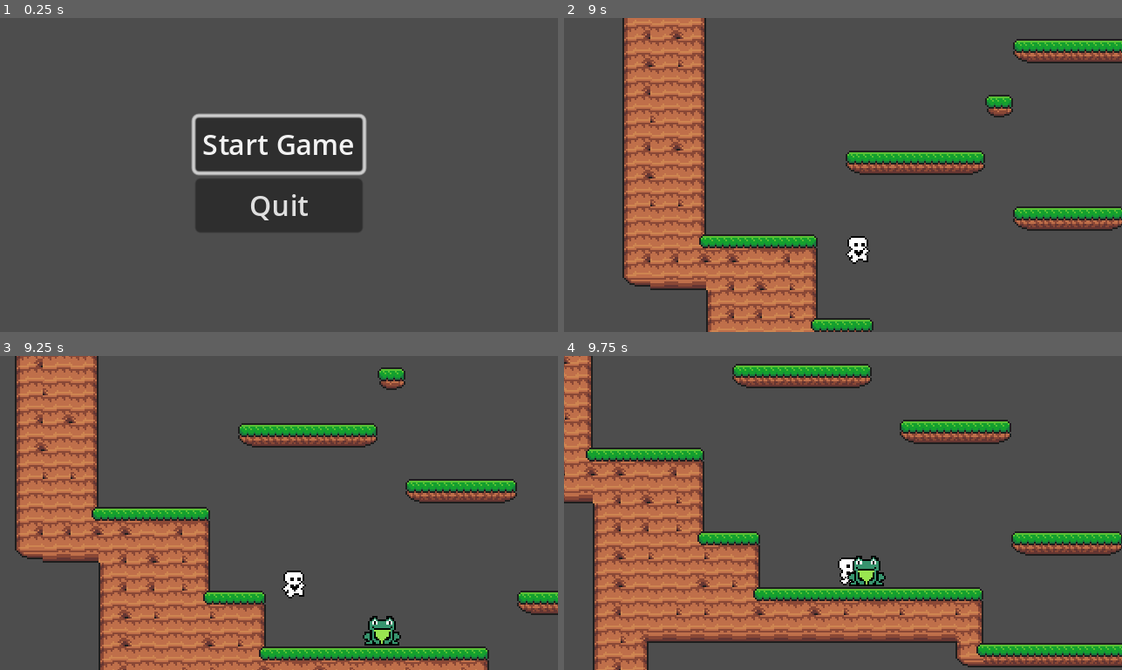
Above: before the commit, frames 1-4 (two rows, left to right).
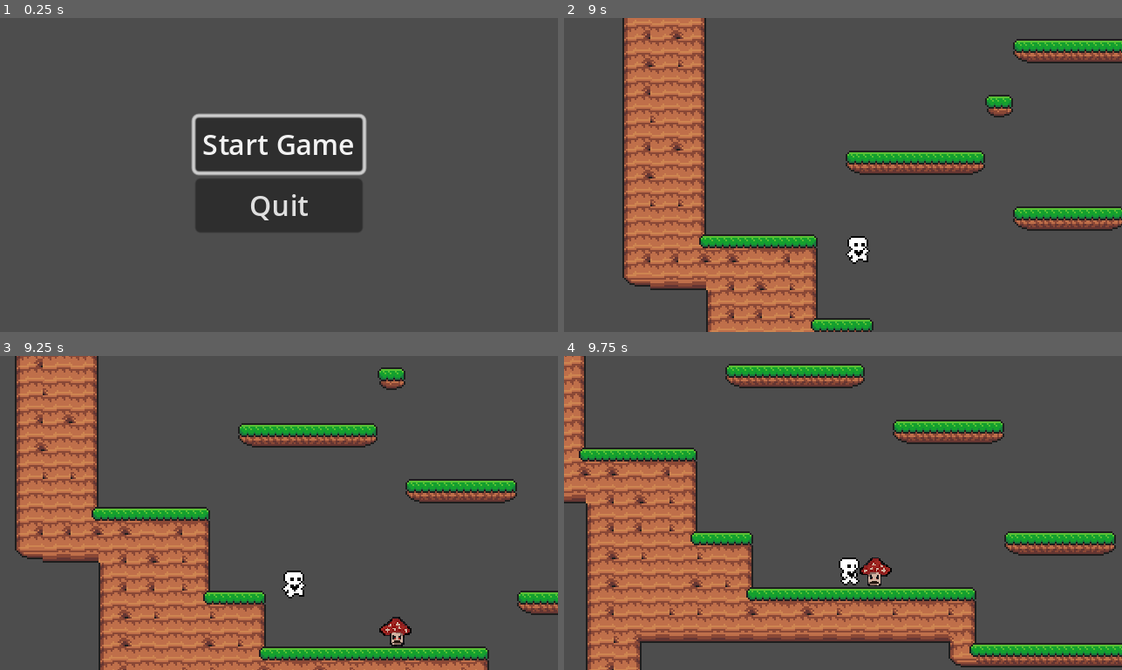
Above: after the commit, the same moments.

Repository: alwong18/AnimalExplorer
Game: Godot game, scene res://Scenes/start_menu.tscn
Same seed, same stepped clock (60 frames per second), same inputs: the game is played once before the commit and once after it.
Inputs:
- Up to frame 1 (0.25 s): no input
- Up to frame 2 (9 s): click "Start Game" at 0.5 s; hold Right (move_right) 1.28-2.78 s; tap Up (move_up) at 1.52, 2.27, 3.77, 4.52, 5.27, 6.77, 7.52, 8.27 s; hold Left (move_left) 2.78-3.53 s; hold Right (move_right) 3.53-5.03 s; hold Left (move_left) 5.03-5.78 s; hold Right (move_right) 5.78-6.53 s; hold Left (move_left) 6.53-8.03 s; hold Right (move_right) from 8.03 s (still down)
- Up to frame 3 (9.25 s): keep holding Right (move_right)
- Up to frame 4 (9.75 s): keep holding Right (move_right)

Frames 1-2 are identical in both runs. In frame 3, 0.6% of the frame differs, in the area x 65-74%, y 82-93%; in frame 4, 9.9%, in the area x 0-100%, y 0-100%.

Commit message:
IT WORKSSSSS THE ENEMY

Diff:
--- a/Scenes/level_one.tscn
+++ b/Scenes/level_one.tscn
@@ -10,5 +10,5 @@
 layer_0/tile_data = PackedInt32Array(131070, 524289, 0, 131071, 393217, 0, 65536, 327681, 0, 65537, 131073, 0, 196606,  …(46537 unchanged characters)…
 
 [node name="WalkingEnemy" parent="." index="2" instance=ExtResource("3_sqda2")]
-position = Vector2(116, 100)
-scale = Vector2(0.2, 0.199)
+position = Vector2(116, 101)
+scale = Vector2(0.25, 0.249)
--- a/Scenes/walking_enemy.tscn
+++ b/Scenes/walking_enemy.tscn
@@ -1,18 +1,14 @@
-[gd_scene load_steps=7 format=3 uid="uid://dhy0vqe2t5b1q"]
+[gd_scene load_steps=6 format=3 uid="uid://lcq5ylcf8lp5"]
 
-[ext_resource type="Texture2D" uid="uid://dg7rvgt68qv7d" path="res://frog.png" id="1_bpeey"]
 [ext_resource type="Script" path="res://Scripts/walking_enemy.gd" id="1_wynd0"]
+[ext_resource type="Texture2D" uid="uid://bcep1o1pumeua" path="res://enemy.png" id="2_2r3kh"]
 [ext_resource type="PackedScene" uid="uid://dedq5n4o547bl" path="res://Scenes/hitbox.tscn" id="3_6aoed"]
-
-[sub_resource type="AtlasTexture" id="AtlasTexture_xilor"]
-atlas = ExtResource("1_bpeey")
-region = Rect2(0, 0, 200, 200)
 
 [sub_resource type="SpriteFrames" id="SpriteFrames_7r3wp"]
 animations = [{
 "frames": [{
 "duration": 1.0,
-"texture": SubResource("AtlasTexture_xilor")
+"texture": ExtResource("2_2r3kh")
 }],
 "loop": true,
 "name": &"Walking",
@@ -20,29 +16,30 @@
 }]
 
 [sub_resource type="RectangleShape2D" id="RectangleShape2D_514xm"]
-size = Vector2(79, 59.5)
+size = Vector2(72, 60)
 
 [node name="WalkingEnemy" type="CharacterBody2D"]
 light_mask = 2
+scale = Vector2(2, 2)
 script = ExtResource("1_wynd0")
 
 [node name="AnimatedSprite2D" type="AnimatedSprite2D" parent="."]
-position = Vector2(-8, -75)
+position = Vector2(-8, -52)
 scale = Vector2(0.66, 0.645)
 sprite_frames = SubResource("SpriteFrames_7r3wp")
 animation = &"Walking"
 speed_scale = 3.0
 
 [node name="CollisionShape2D" type="CollisionShape2D" parent="."]
-position = Vector2(-2.5, -49.25)
+position = Vector2(-11, -49)
 shape = SubResource("RectangleShape2D_514xm")
 
 [node name="LedgeCheckR" type="RayCast2D" parent="."]
-position = Vector2(51, -31)
+position = Vector2(8, -31)
 target_position = Vector2(0, 22)
 
 [node name="LedgeCheckL" type="RayCast2D" parent="."]
-position = Vector2(-50, -29)
+position = Vector2(-24, -29)
 target_position = Vector2(0, 20)
 
 [node name="Hitbox" parent="." instance=ExtResource("3_6aoed")]
@@ -50,4 +47,5 @@
 collision_mask = 2
 
 [node name="CollisionPolygon2D" type="CollisionPolygon2D" parent="Hitbox"]
-polygon = PackedVector2Array(-53, -21, -59, -42, -58, -52, -52, -62, -37, -62, -37, -67, -42, -67, -42, -92, -37, -103, -31, -108, -16, -108, -16, -99, 10, -99, 10, -108, 25, -108, 32, -103, 36, -93, 36, -70, 36, -70, 47, -62, 52, -53, 52, -41, 45, -34, 47, -33, 47, -21)
+position = Vector2(0, 23)
+polygon = PackedVector2Array(-24, -46, -21, -43, 5, -43, 8, -46, 8, -68, 22, -69, 25, -71, 25, -85, -2, -110, -18, -110, -47, -84, -47, -75, -38, -65, -25, -65)
--- /dev/null
+++ b/enemy.tscn
@@ -0,0 +1,50 @@
+[gd_scene load_steps=6 format=3 uid="uid://blw60pn4whifh"]
+
+[ext_resource type="Script" path="res://Enemy.gd" id="1_88rht"]
+[ext_resource type="Texture2D" uid="uid://bcep1o1pumeua" path="res://enemy.png" id="2_lypur"]
+[ext_resource type="PackedScene" uid="uid://bt41ycdwihgpp" path="res://hitbox.tscn" id="3_13hrr"]
+
+[sub_resource type="SpriteFrames" id="SpriteFrames_w66ib"]
+animations = [{
+"frames": [{
+"duration": 1.0,
+"texture": ExtResource("2_lypur")
+}],
+"loop": true,
+"name": &"walking",
+"speed": 5.0
+}]
+
+[sub_resource type="RectangleShape2D" id="RectangleShape2D_oiq3a"]
+size = Vector2(50, 90)
+
+[node name="Enemy" type="CharacterBody2D"]
+light_mask = 2
+position = Vector2(2.08165e-12, -10)
+scale = Vector2(0.2, 0.2)
+script = ExtResource("1_88rht")
+
+[node name="AnimatedSprite2D" type="AnimatedSprite2D" parent="."]
+position = Vector2(0, -3.8147e-06)
+sprite_frames = SubResource("SpriteFrames_w66ib")
+animation = &"walking"
+speed_scale = 3.0
+
+[node name="CollisionShape2D" type="CollisionShape2D" parent="."]
+position = Vector2(-2.98023e-07, 4.99999)
+scale = Vector2(1, 1)
+shape = SubResource("RectangleShape2D_oiq3a")
+
+[node name="LedgeCheckL" type="RayCast2D" parent="."]
+position = Vector2(-25, 27)
+target_position = Vector2(-3.8147e-06, 30)
+
+[node name="LedgeCheckR" type="RayCast2D" parent="."]
+position = Vector2(25, 20)
+target_position = Vector2(0, 35)
+
+[node name="Hitbox" parent="." instance=ExtResource("3_13hrr")]
+
+[node name="CollisionPolygon2D" type="CollisionPolygon2D" parent="Hitbox"]
+position = Vector2(9.53674e-07, 1.00974e-28)
+polygon = PackedVector2Array(-14, -56, 10, -56, 10, -50, 16, -50, 50, -14, 50, 6, 46, 10, 26, 10, 26, 46, 20, 50, -20, 50, -26, 46, -26, 16, -46, 16, -62, -2, -62, -14)
Not shown: 1 places in Scenes/level_one.tscn that only renumber resources
